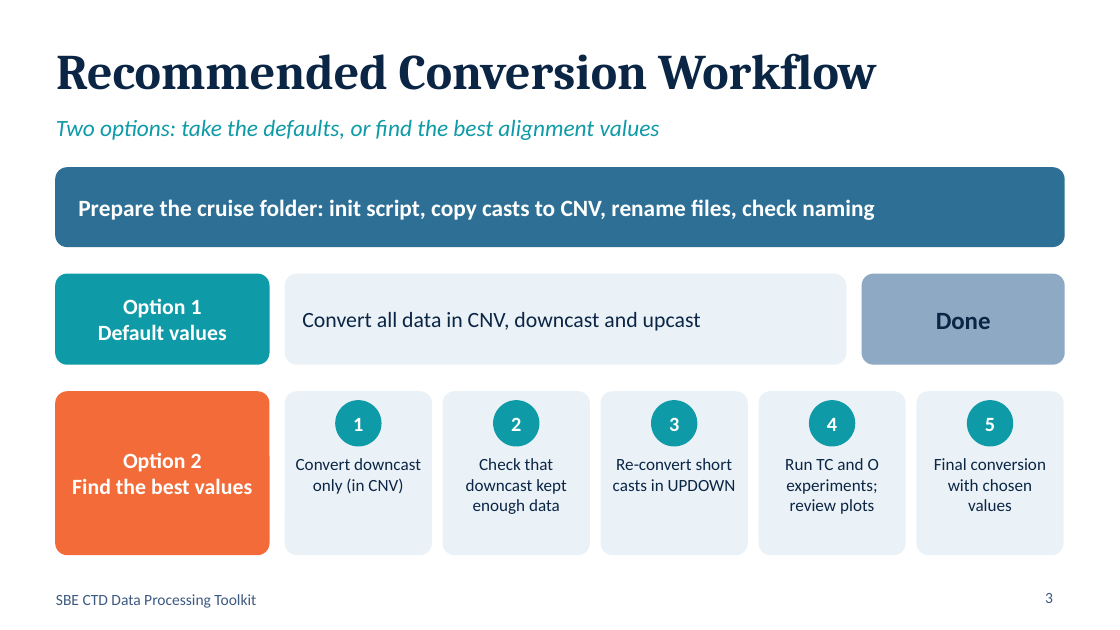
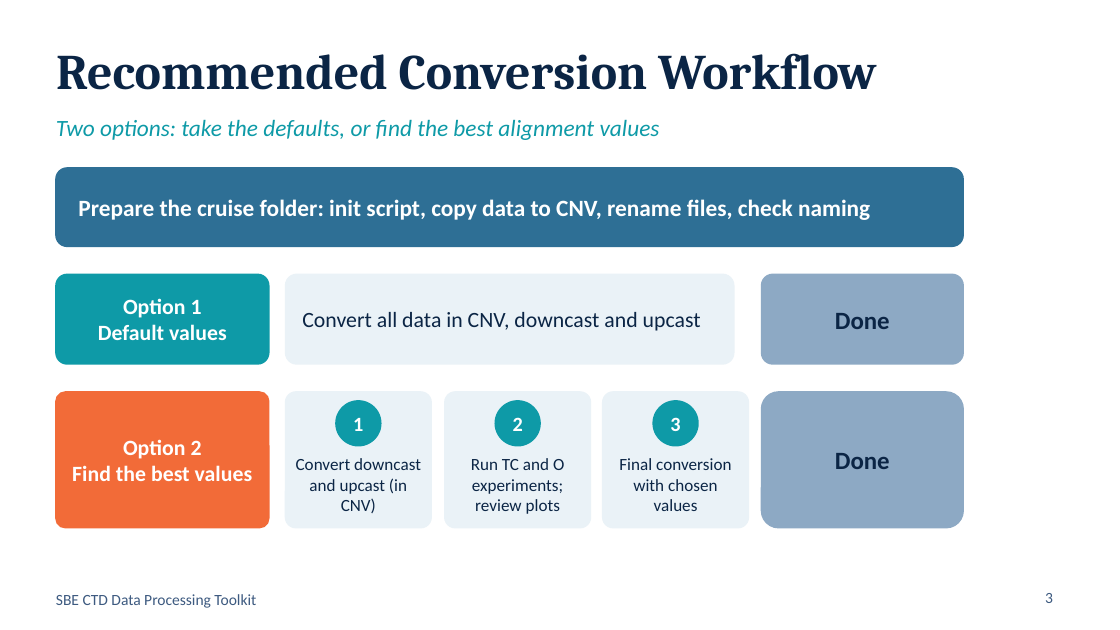
Before and after one commit to GCOOS/SBE-Data-Processing-Toolkit, a slide deck: slide 3 of DOC/SBE_CTD_Toolkit.pptx. Drawn at 1120x630 pixels with LibreOffice and Linux fonts; fonts in the diff are those of the drawing. Boxes give left, top, right and bottom in pixels: in the first picture for what was removed or moved away, otherwise in the second. Text is boxed around its words. In the diff, an @@ line names an element or a change of style, - is before the commit and + after.

Commit message:
Changed workflow and instructions to always convert both down- and upcast.

```diff
--- a/DOC/SBE_CTD_Toolkit.pptx
+++ b/DOC/SBE_CTD_Toolkit.pptx
@@ rounded rectangle: place and size @@
-rounded rectangle at (56,168,1064,246)
+rounded rectangle at (56,168,963,246)
@@ text at (78,199,870,220): text changed @@
-Prepare the cruise folder: init script, copy casts to CNV, rename files, check naming
+Prepare the cruise folder: init script, copy data to CNV, rename files, check naming
@@ rounded rectangle: place and size @@
-rounded rectangle at (286,274,846,364)
+rounded rectangle at (286,274,734,364)
@@ text "Done": place and size @@
-text "Done" at (936,313,991,329)
+text "Done" at (835,313,890,329)
@@ rounded rectangle: place and size @@
-rounded rectangle at (862,274,1064,364)
+rounded rectangle at (762,274,963,364)
@@ text "Option 2": place and size @@
-text "Option 2" at (72,452,252,494)
+text "Option 2" at (72,439,252,481)
@@ rounded rectangle: place and size @@
-rounded rectangle at (56,392,269,554)
+rounded rectangle at (56,392,269,528)
@@ rounded rectangle: place and size @@
-rounded rectangle at (286,392,431,554)
+rounded rectangle at (286,392,431,528)
@@ rounded rectangle removed at (444,392,589,554) @@
@@ rounded rectangle: place and size @@
-rounded rectangle at (759,392,905,554)
+rounded rectangle at (445,392,590,528)
@@ ellipse removed at (494,401,539,446) @@
@@ ellipse: place and size @@
-ellipse at (810,401,855,446)
+ellipse at (495,401,540,446)
@@ rounded rectangle removed at (601,392,747,554) @@
@@ rounded rectangle: place and size @@
-rounded rectangle at (917,392,1063,554)
+rounded rectangle at (603,392,748,528)
@@ ellipse removed at (652,401,697,446) @@
@@ ellipse: place and size @@
-ellipse at (968,401,1012,446)
+ellipse at (653,401,698,446)
@@ rounded rectangle added at (762,392,963,528), fill #8DA9C4, outline #8DA9C4 1 pt @@
@@ text removed at (827,418,837,431) @@
-4
@@ text removed at (985,418,995,431) @@
-5
@@ text at (296,458,421,513): text changed @@
-Convert downcast only (in CNV)
+Convert downcast and upcast (in CNV)
@@ text "Run TC and O experiments; ...": place and size @@
-text "Run TC and O experiments; ..." at (785,458,879,514)
+text "Run TC and O experiments; ..." at (471,458,564,514)
@@ text removed at (466,458,566,514) @@
-Check that downcast kept enough data
@@ text "Final conversion with chosen values": place and size @@
-text "Final conversion with chosen values" at (934,458,1046,511)
+text "Final conversion with chosen values" at (619,458,731,511)
@@ text removed at (613,458,736,491) @@
-Re-convert short casts in UPDOWN
@@ text added at (835,453,890,469), 16 pt, text #0B2545, bold @@
+Done
```
Also in this commit, not shown: 3 other slides changed, 1 slide removed, 9 other files.
